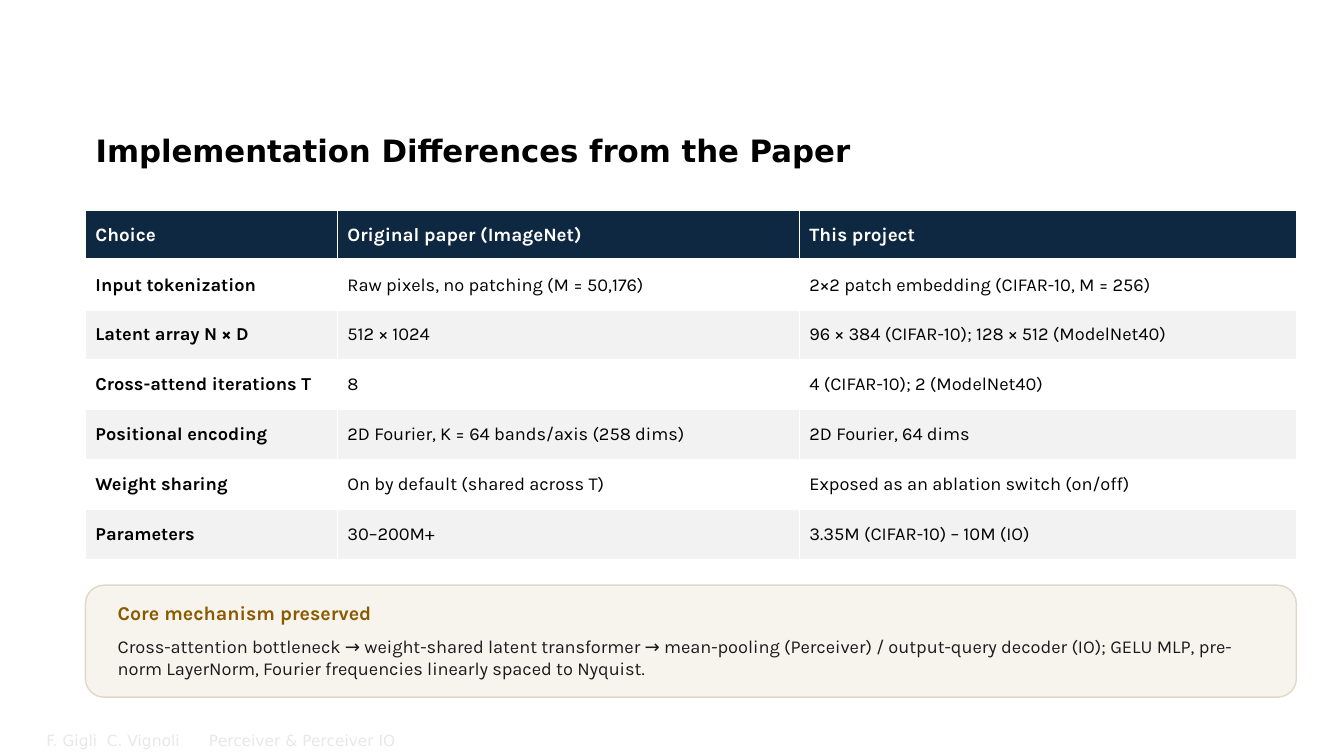
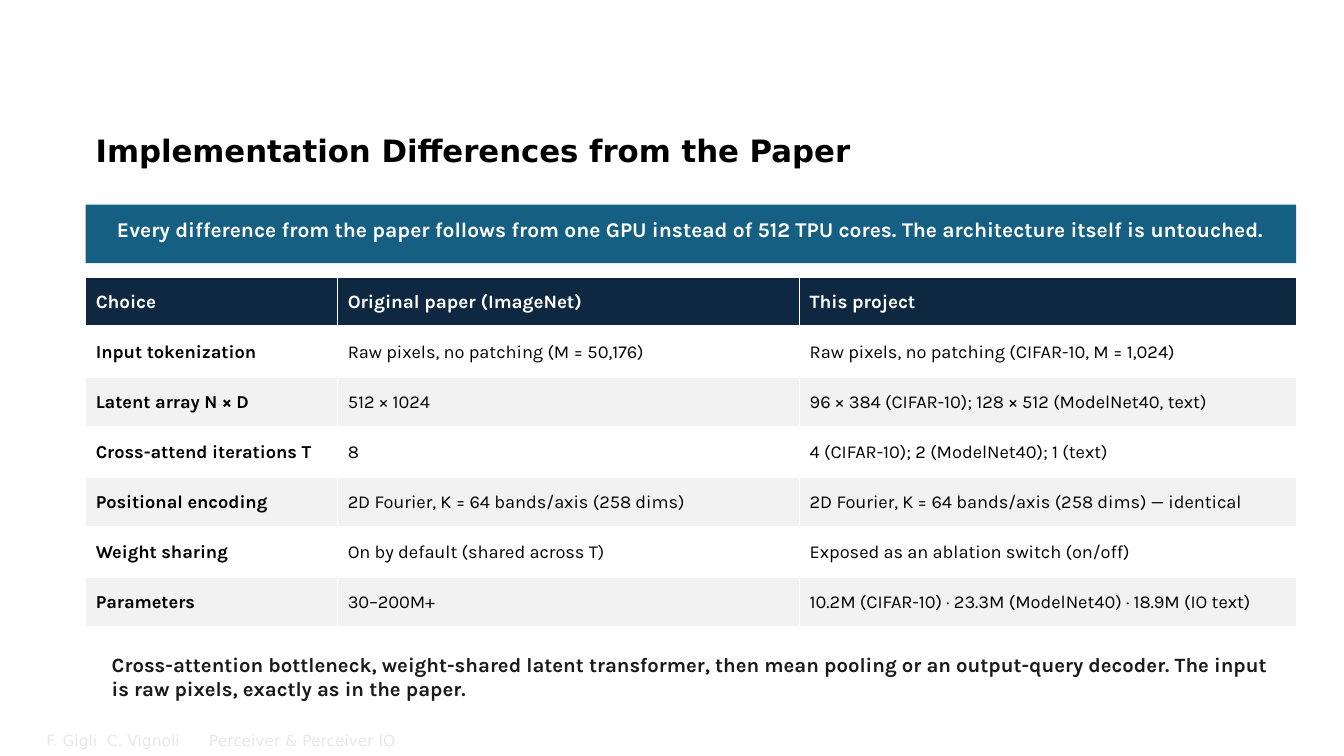
Before and after one commit to FrancescoGigli/Perceiver_project, a slide deck: slide 14 of sito/slide/Perceiver & Perceiver IO.pptx. Drawn at 1344x756 pixels with LibreOffice and Linux fonts; fonts in the diff are those of the drawing; background and template pictures are left out. Boxes give left, top, right and bottom in pixels: in the first picture for what was removed or moved away, otherwise in the second. Text is boxed around its words. In the diff, an @@ line names an element or a change of style, - is before the commit and + after.

Commit message:
Slide: revisione completa PDF e PPTX allineati
- notazione unica (Q=ZW_Q, un solo d_k), decoder O x D, query MLM O=M
- batch 32-64, niente dropout fra le aggiunte, bullet hardware/improvements veri per il codice
- GLUE ~10 punti sotto il paper, non ~8
- mappe d'attenzione dalla serie v2 (e01 5.84 bit vs e29 9.83 bit), figura riproducibile da _diag/attention_maps_v2.py
- commenti corrotti del .tex ripuliti; script _diag/ e figure delle 42 run tracciati

```diff
--- a/sito/slide/Perceiver & Perceiver IO.pptx
+++ b/sito/slide/Perceiver & Perceiver IO.pptx
@@ rectangle added at (86,205,1297,263), fill #156082 @@
@@ text added at (117,222,1263,243), 15 pt, text #FFFFFF, bold @@
+Every difference from the paper follows from one GPU instead of 512 TPU cores. The architecture itself is untouched.
@@ table at (86,277,1297,627) @@
-row 2, column 3: 2×2 patch embedding (CIFAR-10, M = 256)
+row 2, column 3: Raw pixels, no patching (CIFAR-10, M = 1,024)
-row 3, column 3: 96 × 384 (CIFAR-10); 128 × 512 (ModelNet40)
+row 3, column 3: 96 × 384 (CIFAR-10); 128 × 512 (ModelNet40, text)
-row 4, column 3: 4 (CIFAR-10); 2 (ModelNet40)
+row 4, column 3: 4 (CIFAR-10); 2 (ModelNet40); 1 (text)
-row 5, column 3: 2D Fourier, 64 dims
+row 5, column 3: 2D Fourier, K = 64 bands/axis (258 dims) — identical
-row 7, column 3: 3.35M (CIFAR-10) – 10M (IO)
+row 7, column 3: 10.2M (CIFAR-10) · 23.3M (ModelNet40) · 18.9M (IO text)
@@ table: place and size @@
-table at (86,210,1297,560)
+table at (86,277,1297,627)
@@ rounded rectangle removed at (86,586,1297,698) @@
@@ text removed at (118,606,371,625) @@
-Core mechanism preserved
@@ text at (112,657,1266,701): text changed; size 13 to 14.5 pt; bold on @@
-Cross-attention bottleneck → weight-shared latent transformer → mean-pooling (Perceiver) / output-query decoder (IO); GELU MLP, pre-norm LayerNorm, Fourier frequencies linearly spaced to Nyquist.
+Cross-attention bottleneck, weight-shared latent transformer, then mean pooling or an output-query decoder. The input is raw pixels, exactly as in the paper.
```
Also in this commit, not shown: 19 other slides changed, 12 slides added, 9 slides removed, 20 other files.
